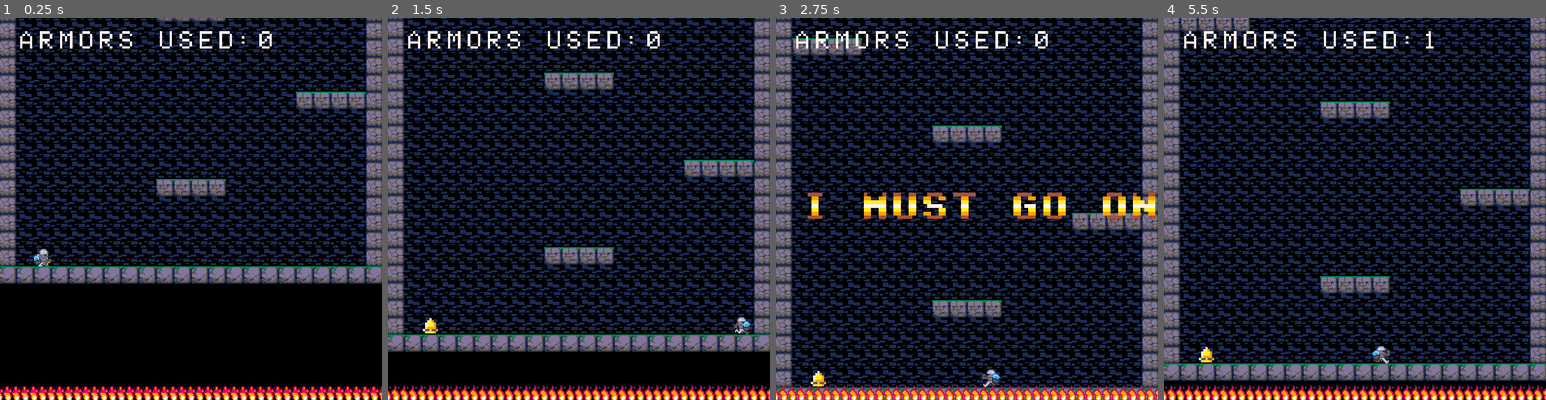
Above: before the commit, frames 1-4 (left to right).
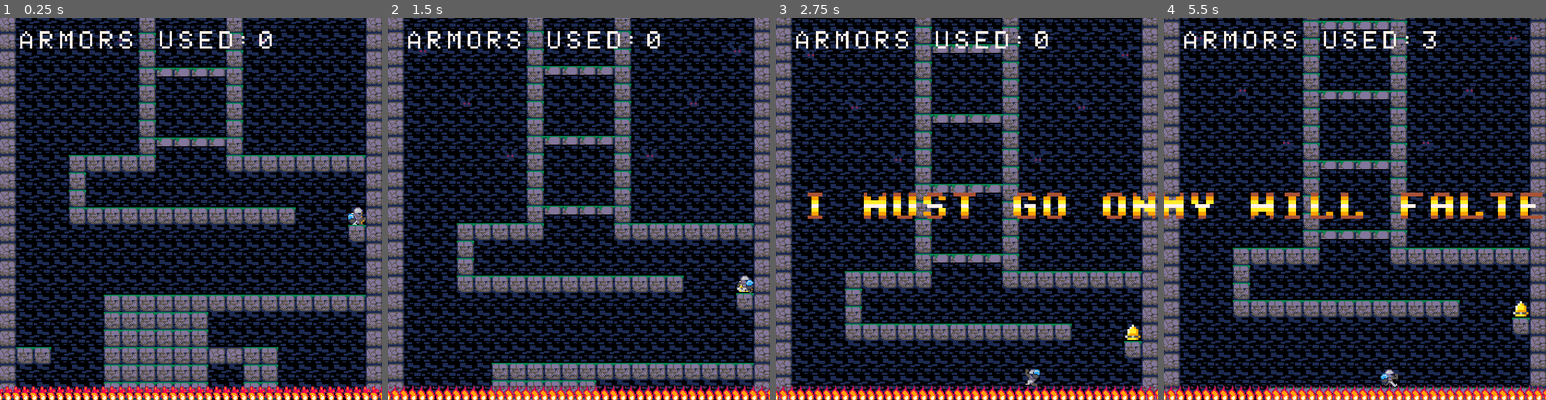
Above: after the commit, the same moments.

Repository: toadkarter/ToyBoxJam2023
Game: Godot game, scene res://Scenes/Game/Main/main.tscn
Same seed, same stepped clock (60 frames per second), same inputs: the game is played once before the commit and once after it.
Inputs:
- Up to frame 1 (0.25 s): no input
- Up to frame 2 (1.5 s): hold Right (move_right) from 0.53 s (still down); tap Space (jump) at 0.77 s
- Up to frame 3 (2.75 s): tap Space (jump) at 1.52 s; release Right (move_right) at 2.03 s; hold Left (move_left) from 2.03 s (still down)
- Up to frame 4 (5.5 s): release Left (move_left) at 2.78 s; hold Right (move_right) 2.78-4.28 s; tap Space (jump) at 3.02, 3.77, 4.52 s; hold Left (move_left) 4.28-5.03 s; hold Right (move_right) from 5.03 s (still down)

The runs differ from the first frame. In frame 1, 62% of the frame differs, in the area x 0-100%, y 0-100%; in frame 2, 62%; in frame 3, 57%; in frame 4, 62%.

Commit message:
Added decorative bats to segment 4

Diff:
--- a/Scenes/level.tscn
+++ b/Scenes/level.tscn
@@ -12,6 +12,7 @@
 [ext_resource type="AudioStream" uid="uid://8ubly5igki02" path="res://Art/Sound/Music/main_bgm.mp3" id="10_k51wc"]
 [ext_resource type="PackedScene" uid="uid://cq56ydj2uccy2" path="res://Scenes/Game/Audio/sfx_player.tscn" id="11_6ckua"]
 [ext_resource type="AudioStream" uid="uid://bahhxywukj5e4" path="res://Art/Sound/SFX/death.wav" id="12_qyefm"]
+[ext_resource type="PackedScene" uid="uid://bg13eeaihn685" path="res://Scenes/Enemies/Bat/bat.tscn" id="13_che0k"]
 [ext_resource type="PackedScene" uid="uid://5qgvmx6v72fl" path="res://Scenes/Blocks/Moving/moving_block.tscn" id="13_nexr4"]
 
 [sub_resource type="TileSetAtlasSource" id="TileSetAtlasSource_qdxlv"]
@@ -186,6 +187,7 @@
 format = 2
 layer_0/tile_data = PackedInt32Array(1114116, 65536, 0, 1114117, 65536, 0, 1114118, 65536, 0, 1114119, 65536, 0, 111412 …(64927 unchanged characters)…
 script = ExtResource("2_7nbtq")
+debug_start_at_checkpoint_number = 2
 debug_stop_music = true
 player_scene = ExtResource("2_kb2gi")
 checkpoints = [NodePath("Checkpoint1"), NodePath("Checkpoint2"), NodePath("Checkpoint3")]
@@ -1274,6 +1276,32 @@
 [node name="MovingBlock5" parent="[4] OneSidedPlatforms/MovableBlocks" instance=ExtResource("13_nexr4")]
 position = Vector2(240, -56)
 
+[node name="Enemies" type="Node2D" parent="[4] OneSidedPlatforms"]
+
+[node name="bat" parent="[4] OneSidedPlatforms/Enemies" instance=ExtResource("13_che0k")]
+position = Vector2(96, 0)
+offset = Vector2(0, 50)
+
+[node name="bat6" parent="[4] OneSidedPlatforms/Enemies" instance=ExtResource("13_che0k")]
+position = Vector2(384, 0)
+offset = Vector2(0, 50)
+
+[node name="bat2" parent="[4] OneSidedPlatforms/Enemies" instance=ExtResource("13_che0k")]
+position = Vector2(136, 48)
+offset = Vector2(0, 50)
+
+[node name="bat5" parent="[4] OneSidedPlatforms/Enemies" instance=ExtResource("13_che0k")]
+position = Vector2(344, 48)
+offset = Vector2(0, 50)
+
+[node name="bat3" parent="[4] OneSidedPlatforms/Enemies" instance=ExtResource("13_che0k")]
+position = Vector2(176, 96)
+offset = Vector2(0, 50)
+
+[node name="bat4" parent="[4] OneSidedPlatforms/Enemies" instance=ExtResource("13_che0k")]
+position = Vector2(304, 96)
+offset = Vector2(0, 50)
+
 [node name="Firewall" parent="." instance=ExtResource("6_wqu57")]
 position = Vector2(48, 400)
 
Not shown: 1 places in Scenes/level.tscn that only renumber resources
